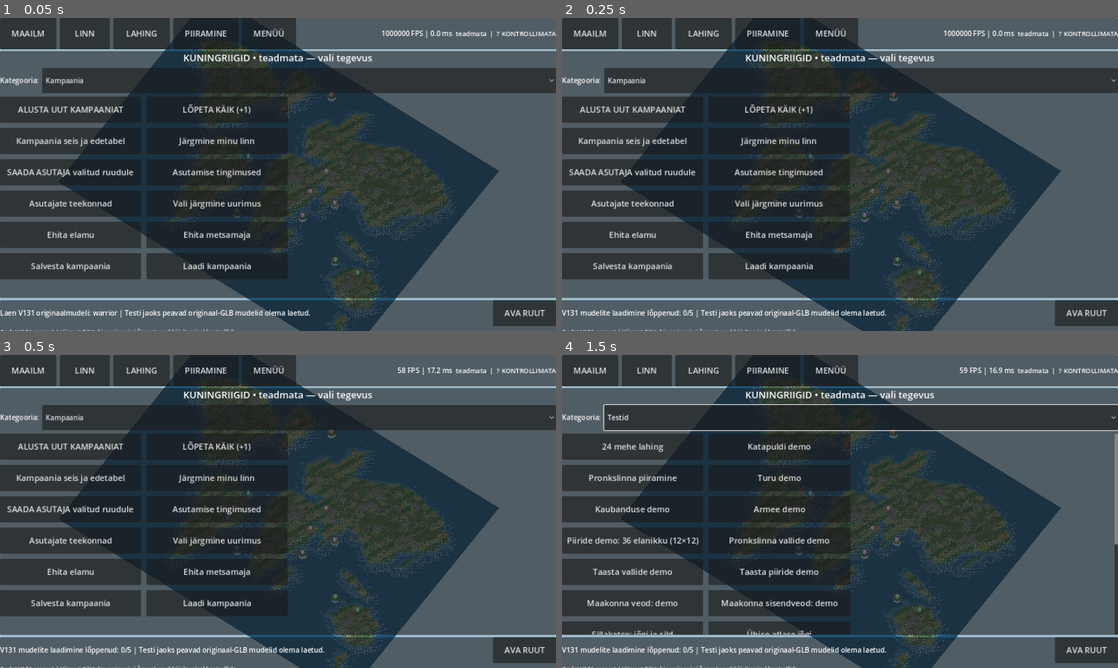
Above: before the commit, frames 1-4 (two rows, left to right).
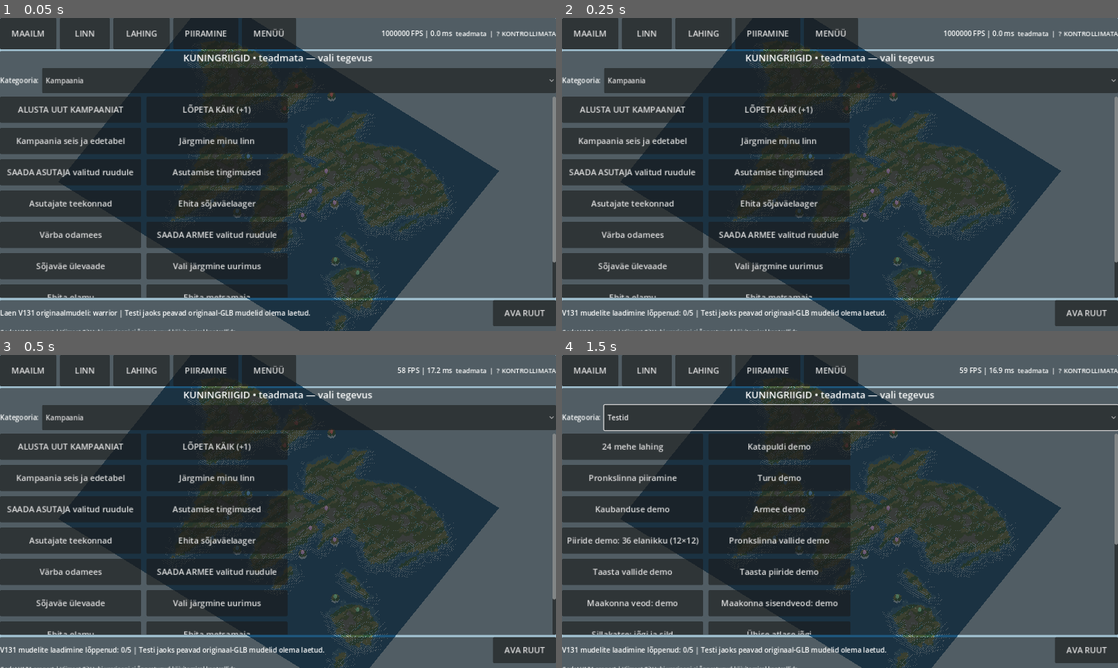
Above: after the commit, the same moments.

Repository: orogdor/Kuningriigid
Game: Godot game, scene res://scenes/Main.tscn
Same seed, same stepped clock (60 frames per second), same inputs: the game is played once before the commit and once after it.
Inputs:
- Up to frame 1 (0.05 s): no input
- Up to frame 2 (0.25 s): no input
- Up to frame 3 (0.5 s): no input
- Up to frame 4 (1.5 s): click "Kampaania" at 0.5 s; click "ALUSTA UUT KAMPAANIAT" at 1.25 s

The runs differ from the first frame. In frame 1, 3.1% of the frame differs, in the area x 0-100%, y 25-90%; in frame 2, 3.1%; in frame 3, 3.1%; in frame 4, nothing differs.

Commit message:
Use real individual battles in campaigns, add AI military economy and strategic actions and player mobile army commands

Diff:
--- a/game/scripts/core/battle_preview_port.gd
+++ b/game/scripts/core/battle_preview_port.gd
@@ -3,6 +3,7 @@
 ## individual-battle-v91.js, tactics, formations, siege, projectiles or retreat.
 const Military = preload("res://scripts/core/military_port.gd")
 const XP = preload("res://scripts/core/army_experience_port.gd")
+const IndividualBattle = preload("res://scripts/core/individual_battle_port.gd")
 
 static func _locate_army(state: Dictionary,id: int) -> Dictionary:
     for a in state.get("armies",[]):
@@ -90,5 +91,5 @@
             if float(a.get("retreat_until",0.0)) > float(state.get("seconds",0.0)) or float(b.get("retreat_until",0.0)) > float(state.get("seconds",0.0)):
                 continue
             if int(a["team"]) != int(b["team"]) and int(a["c"]) == int(b["c"]) and int(a["r"]) == int(b["r"]) and not Military.units_for(state,a).is_empty() and not Military.units_for(state,b).is_empty():
-                return bool(start(state,int(a["id"]),int(b["id"])).get("ok",false))
+                return bool((IndividualBattle.start(state,int(a["id"]),int(b["id"])) if bool(state.get("campaign",{}).get("active",false)) else start(state,int(a["id"]),int(b["id"]))).get("ok",false))
     return false
--- a/game/scripts/core/campaign_war_port.gd
+++ b/game/scripts/core/campaign_war_port.gd
@@ -135,7 +135,7 @@
                 defended = true
             elif units >= MIN_ATTACK_UNITS:
                 occupants[army_team] = maxi(int(occupants.get(army_team,0)),units)
-        if defended or occupants.is_empty() or Fort.fortified(city,home):
+        if defended or occupants.is_empty() or not city.get("fortification",{}).get("tiles",[]).is_empty():
             progress.erase(key)
             continue
         var attacker: int = -1
--- a/game/scripts/main.gd
+++ b/game/scripts/main.gd
@@ -10,6 +10,7 @@
 const CampaignPlay = preload("res://scripts/core/campaign_play_port.gd")
 const CityFounding = preload("res://scripts/core/city_founding_port.gd")
 const SettlerCampaign = preload("res://scripts/core/settler_campaign_port.gd")
+const CampaignWar = preload("res://scripts/core/campaign_war_port.gd")
 const SettlerView = preload("res://scripts/adapters/native_settler_view.gd")
 const EconomyPort = preload("res://scripts/core/economy_port.gd")
 const ResearchPort = preload("res://scripts/core/research_port.gd")
@@ -205,6 +206,10 @@
     ["Kampaania", "SAADA ASUTAJA valitud ruudule", "campaign_found_city"],
     ["Kampaania", "Asutamise tingimused", "campaign_founding_info"],
     ["Kampaania", "Asutajate teekonnad", "campaign_settlers"],
+    ["Kampaania", "Ehita sõjaväelaager", "campaign_barracks"],
+    ["Kampaania", "Värba odamees", "campaign_train"],
+    ["Kampaania", "SAADA ARMEE valitud ruudule", "campaign_army_move"],
+    ["Kampaania", "Sõjaväe ülevaade", "campaign_army_info"],
     ["Kampaania", "Vali järgmine uurimus", "campaign_research"],
     ["Kampaania", "Ehita elamu", "campaign_house"],
     ["Kampaania", "Ehita metsamaja", "campaign_lumber"],
@@ -444,6 +449,12 @@
             local_streets.clear()
     Territory.rebuild(preview_state,land,true)
     var ai_expansion: Dictionary = SettlerCampaign.ai_expand(preview_state,land)
+    # Military operations use actual building, training and world-graph costs.
+    # Unfortified towns need two consecutive unopposed occupation turns.
+    var occupation: Dictionary = CampaignWar.occupy_unfortified(preview_state)
+    var army_build: Dictionary = CampaignWar.ai_recruit(preview_state,shared_landscape)
+    var army_orders: Dictionary = CampaignWar.ai_march(preview_state,world_trade_nav)
+    CampaignPlay.evaluate(preview_state)
     Territory.reconcile_worksites(preview_state,land,heights)
     _build_counties()
     if bool(result.get("ok",false)):
@@ -462,7 +473,7 @@
             heights,local_streets if street_nav_on else null,
             preview_state.get("detail_bridges",{}),shared_landscape)
     var report: Dictionary = result.get("status",{})
-    status_label.text = str(report.get("message","Käik lõpet …(161 unchanged characters)… nt(ai_expansion["started"]) > 0 else "")
+    status_label.text = str(report.get("message","Käik lõpet …(161 unchanged characters)… nt(ai_expansion["started"]) > 0 else "") + (" • vallutati %d linna" % int(occupation["captured"]) if int(occupation["captured"]) > 0 else "") + (" • AI värbas %d" % int(army_build["trained"]) if int(army_build["trained"]) > 0 else "") + (" • AI marssis %d" % int(army_orders["ordered"]) if int(army_orders["ordered"]) > 0 else "")
     _update_labels()
 
 func _campaign_founding_info() -> void:
@@ -488,6 +499,52 @@
     _refresh_settlers()
     var saved: bool = PreviewSim.save_preview(preview_state,CampaignPlay.SAVE_PATH)
     status_label.text = str(sent.get("reason","Asutaja on teel")) + (" • salvestatud" if saved else " • salvestamine ebaõnnestus")
+    _update_labels()
+
+func _campaign_train_spearman() -> void:
+    if not CampaignPlay.is_running(preview_state) or not CampaignPlay.owns_city(preview_state,city_index):
+        status_label.text = "Värvata saab ainult oma linnas käimasolevas kampaanias."
+        return
+    var result: Dictionary = Military.train(preview_state,city_index,"spearman","standard")
+    status_label.text = "VÄRBAMINE: "+str(result.get("reason",""))
+    if bool(result.get("ok",false)):
+        PreviewSim.save_preview(preview_state,CampaignPlay.SAVE_PATH)
+    _update_labels()
+
+func _campaign_move_army() -> void:
+    if not CampaignPlay.is_running(preview_state):
+        status_label.text = "Alusta kõigepealt kampaaniat."
+        return
+    if mobile_view != "world":
+        status_label.text = "Armee saatmiseks ava MAAILM ja vali sihtruut."
+        return
+    var player_team: int = int(preview_state["campaign"]["player_team"])
+    var city: Dictionary = preview_state["cities"][city_index] if CampaignPlay.owns_city(preview_state,city_index) else {}
+    var best: Dictionary = {}
+    var distance: int = 999999
+    for army in preview_state.get("armies",[]):
+        if int(army.get("team",-1)) != player_team or Military.units_for(preview_state,army).is_empty():
+            continue
+        var dist: int = absi(int(army["c"])-int(city.get("c",int(army["c"]))))+absi(int(army["r"])-int(city.get("r",int(army["r"]))))
+        if dist < distance:
+            best = army
+            distance = dist
+    if best.is_empty():
+        status_label.text = "Sul ei ole veel armeed. Ehita sõjaväelaager ja värba odamees."
+        return
+    var result: Dictionary = Military.command_move(preview_state,int(best["id"]),selected.x,selected.y,world_trade_nav)
+    status_label.text = "MARSS: "+str(result.get("reason",""))
+    if bool(result.get("ok",false)):
+        PreviewSim.save_preview(preview_state,CampaignPlay.SAVE_PATH)
+        if is_instance_valid(army_view):
+            army_view.refresh(preview_state,heights)
+    _update_labels()
+
+func _campaign_army_info() -> void:
+    if not CampaignPlay.is_active(preview_state):
+        status_label.text = "Alusta esmalt kampaania."
+        return
+    status_label.text = CampaignWar.report(preview_state,int(preview_state["campaign"]["player_team"]))+" • AI värbamisi "+str(int(preview_state.get("ai_military_recruit_orders",0)))+" • AI marsse "+str(int(preview_state.get("ai_military_march_orders",0)))
     _update_labels()
 
 func _campaign_info() -> void:
@@ -866,7 +923,7 @@
         if restricted:
             status_label.text = "Kampaanias ei saa demodega mänguseisu muuta. Kasuta kampaania menüüd."
             return
-        if action_id.begins_with("build_") or action_id.begins_with("county_") or action_id in ["research","recruit","city_gate_toggle","campaign_research","campaign_house","campaign_lumber"]:
+        if action_id.begins_with("build_") or action_id.begins_with("county_") or action_id in ["research","recruit","city_gate_toggle","campaign_research","campaign_house","campaign_lumber","campaign_barracks","campaign_train"]:
             if not CampaignPlay.owns_city(preview_state,city_index):
                 status_label.text = "Selle linna omanik on teine riik. Vali oma linn."
                 return
@@ -878,6 +935,10 @@
         "campaign_found_city": _campaign_found_city()
         "campaign_founding_info": _campaign_founding_info()
         "campaign_settlers": _campaign_settlers_info()
+        "campaign_barracks": _preview_build("barracks")
+        "campaign_train": _campaign_train_spearman()
+        "campaign_army_move": _campaign_move_army()
+        "campaign_army_info": _campaign_army_info()
         "campaign_research": _preview_research()
         "campaign_house": _preview_build("house")
         "campaign_lumber": _preview_build("lumber")
